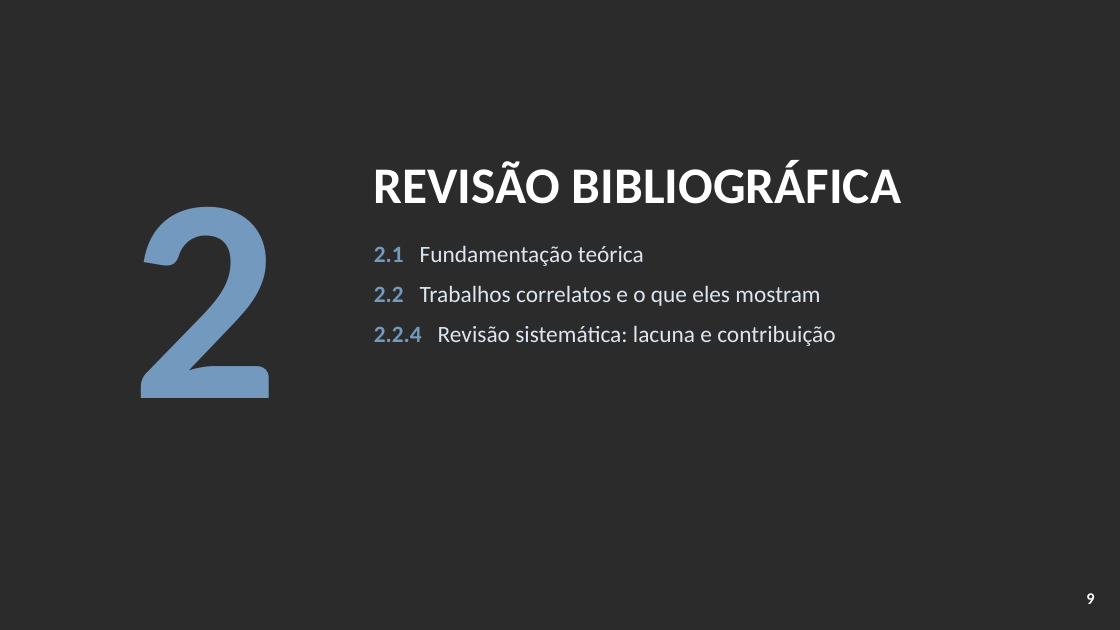
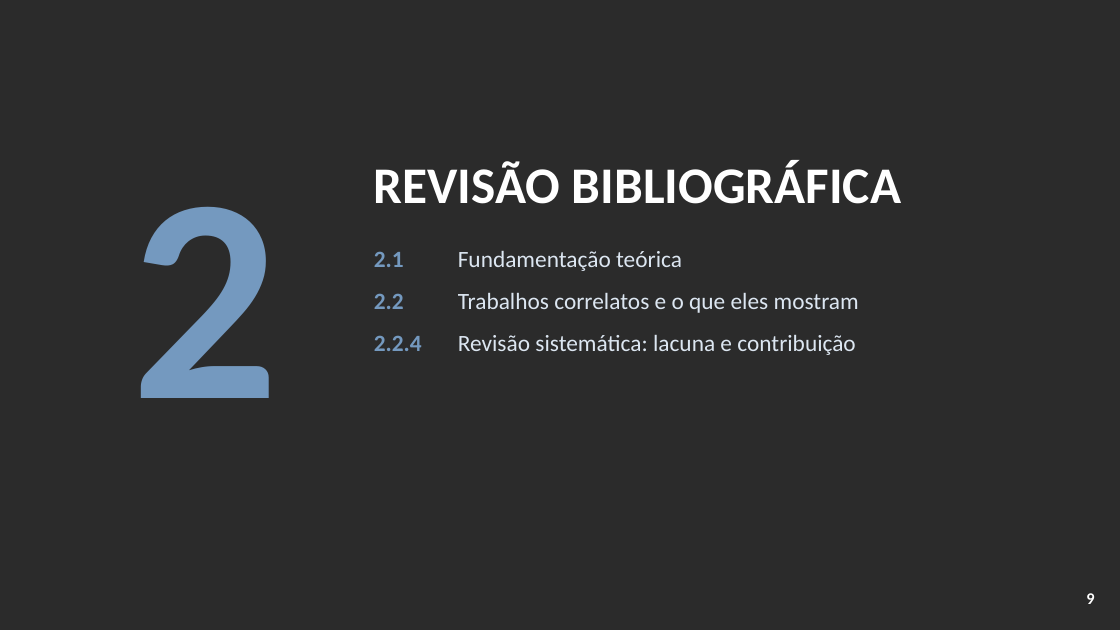
Before and after one commit to ClaudioAMF1/TCC, a slide deck: slide 9 of tcc/apresentacao/apresentacao-defesa-final.pptx. Drawn at 1120x630 pixels with LibreOffice and Linux fonts; fonts in the diff are those of the drawing; background and template pictures are left out; a plain dark background stands for a picture behind light text. Boxes give left, top, right and bottom in pixels: in the first picture for what was removed or moved away, otherwise in the second. Text is boxed around its words. In the diff, an @@ line names an element or a change of style, - is before the commit and + after.

```diff
--- a/tcc/apresentacao/apresentacao-defesa-final.pptx
+++ b/tcc/apresentacao/apresentacao-defesa-final.pptx
@@ text added at [374, 251, 404, 267], 20 pt, text #7499BF, bold @@
+2.1
@@ text added at [458, 251, 682, 271], 20 pt, text #DCE6F1 @@
+Fundamentação teórica
@@ text added at [374, 293, 404, 309], 20 pt, text #7499BF, bold @@
+2.2
@@ text at [458, 293, 859, 313]: text changed @@
-2.1 Fundamentação teórica
-2.2 Trabalhos correlatos e o que eles mostram
-2.2.4 Revisão sistemática: lacuna e contribuição
+Trabalhos correlatos e o que eles mostram
@@ text "Trabalhos correlatos e o que ..." at [458, 293, 859, 313]: vertical alignment top to middle @@
@@ text added at [374, 335, 422, 351], 20 pt, text #7499BF, bold @@
+2.2.4
@@ text added at [458, 335, 855, 355], 20 pt, text #DCE6F1 @@
+Revisão sistemática: lacuna e contribuição
```
Also in this commit, not shown: 18 other slides changed, 2 other files.
